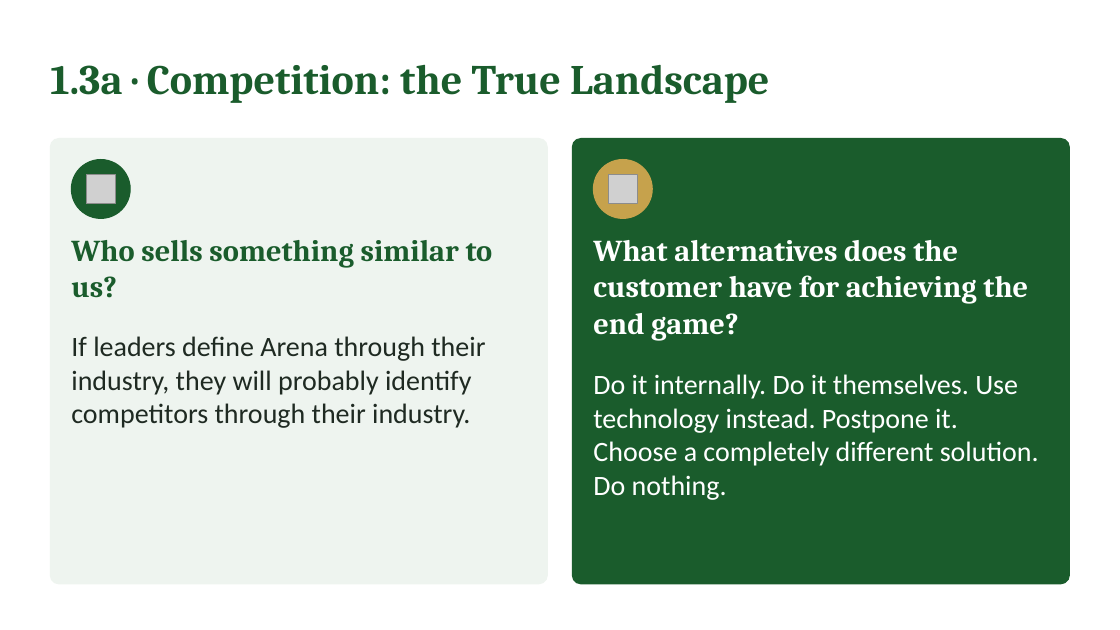
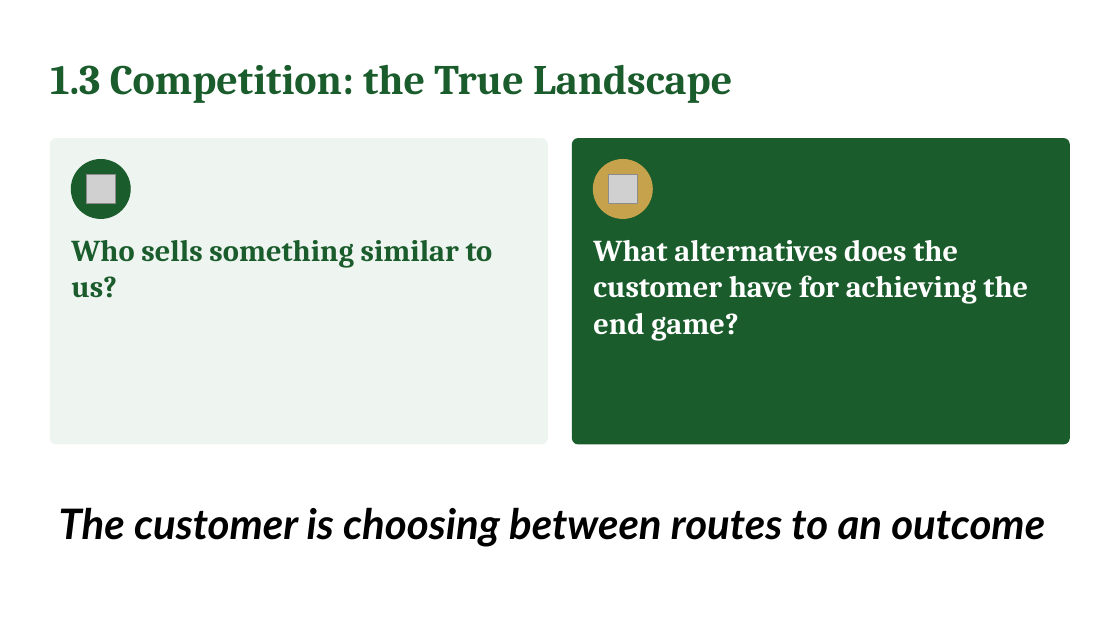
Before and after one commit to IBSL26/ibsl-platform, a slide deck: slide 9 of Unit decks/Unit 04 - Direction Integrity (ABCV-MBT).pptx (slide 11 before the commit). Drawn at 1120x630 pixels with LibreOffice and Linux fonts; fonts in the diff are those of the drawing; grey boxes stand for pictures. Boxes give left, top, right and bottom in pixels: in the first picture for what was removed or moved away, otherwise in the second. Text is boxed around its words. In the diff, an @@ line names an element or a change of style, - is before the commit and + after.

```diff
--- a/Unit decks/Unit 04 - Direction Integrity (ABCV-MBT).pptx
+++ b/Unit decks/Unit 04 - Direction Integrity (ABCV-MBT).pptx
@@ text at [50, 64, 732, 103]: text changed @@
-1.3a · Competition: the True Landscape
+1.3 Competition: the True Landscape
@@ rounded rectangle: place and size @@
-rounded rectangle at [50, 139, 548, 584]
+rounded rectangle at [50, 139, 548, 444]
@@ rounded rectangle: place and size @@
-rounded rectangle at [573, 139, 1070, 584]
+rounded rectangle at [573, 139, 1070, 444]
@@ text removed at [71, 336, 485, 428] @@
-If leaders define Arena through their industry, they will probably identify competitors through their industry.
@@ text removed at [593, 374, 1039, 500] @@
-Do it internally. Do it themselves. Use technology instead. Postpone it. Choose a completely different solution. Do nothing.
@@ text added at [59, 507, 1045, 547], 36 pt, text #000000, bold, italic @@
+The customer is choosing between routes to an outcome
```
Also in this commit, not shown: 7 other slides changed, 9 slides removed, 5 other files.
